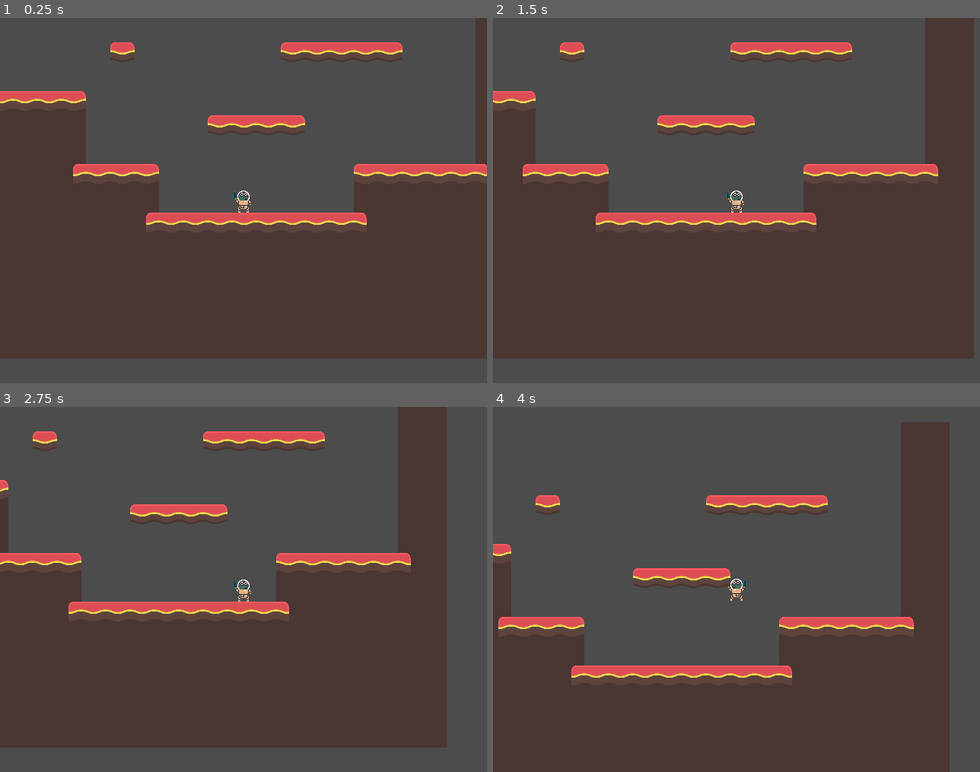
Above: before the commit, frames 1-4 (two rows, left to right).
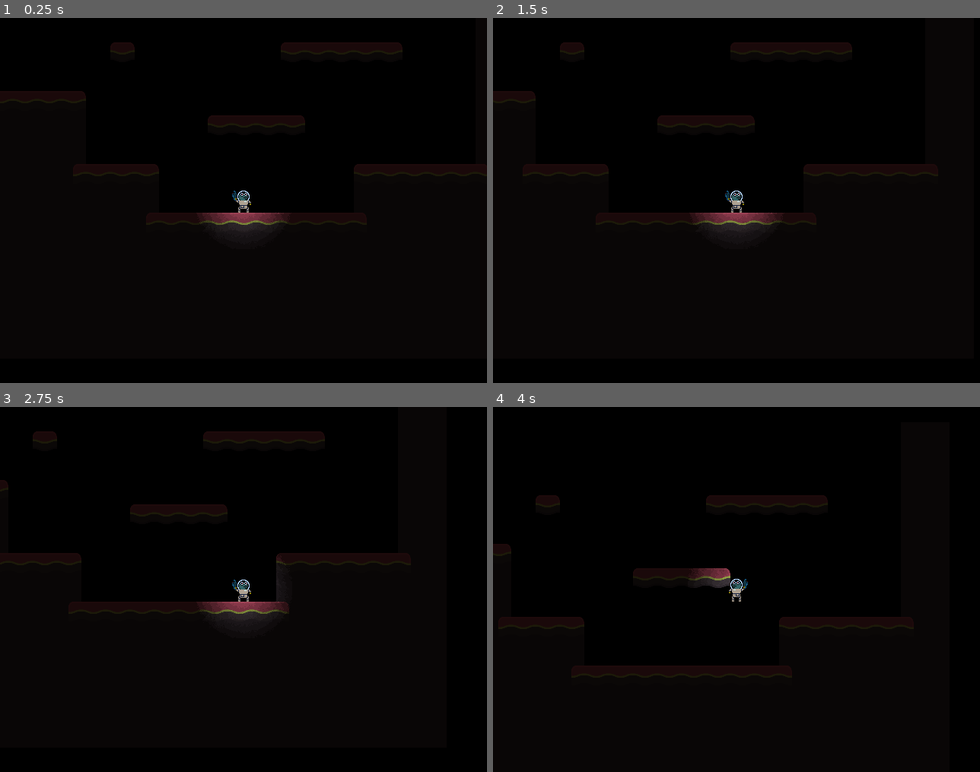
Above: after the commit, the same moments.

Repository: nealith/MVM5
Game: Godot game, scene res://tests/test_map1.tscn
The game is run twice, just before and just after one commit, with the same random seed, the same clock (stepped at 60 frames per second) and the same inputs. The project has no main scene, so this scene is started directly.
Inputs:
- Up to frame 1 (0.25 s): no input
- Up to frame 2 (1.5 s): tap Enter at 0.5 s; hold Right (ui_right) 0.53-1.28 s; hold Down (ui_down) from 1.28 s (still down)
- Up to frame 3 (2.75 s): tap Space at 2 s; release Down (ui_down) at 2.03 s; hold Right (ui_right) from 2.03 s (still down)
- Up to frame 4 (4 s): release Right (ui_right) at 2.78 s; hold Up (ui_up) 2.78-3.53 s; hold Left (ui_left) from 3.53 s (still down)

The runs differ from the first frame. In frame 1, 100% of the frame differs, in the area x 0-100%, y 0-100%; in frame 2, 100%; in frame 3, 100%; in frame 4, 100%.

Commit message:
fix walking, add lightening

Diff:
--- a/Player/Player.gd
+++ b/Player/Player.gd
@@ -160,12 +160,16 @@
 		vlen -= STOP_FORCE * delta
 		if vlen < 0:
 			vlen = 0
+			if cstatus == S.CFloor or cstatus == S.CWall:
+				pstatus = S.PIdle
+		else:
+			if cstatus == S.CFloor or cstatus == S.CWall:
+				pstatus = S.PWalking
 
 		velocity.x = vlen * vsign
-		if (velocity.x <= WALK_MIN_SPEED or velocity.x >= -WALK_MIN_SPEED) and (cstatus == S.CFloor or cstatus == S.CWall):
-			pstatus = S.PIdle
+
 	else:
-		if cstatus == S.CFloor:
+		if cstatus == S.CFloor or cstatus == S.CWall:
 			pstatus = S.PWalking
 
 func _yvelocity_process(delta):
--- a/Player/Player.tscn
+++ b/Player/Player.tscn
@@ -11,6 +11,7 @@
 [ext_resource path="res://Player/Assets/player4.png" type="Texture" id=9]
 [ext_resource path="res://Player/Assets/player6.png" type="Texture" id=10]
 [ext_resource path="res://Player/Assets/player5.png" type="Texture" id=11]
+[ext_resource path="res://Player/Assets/light.png" type="Texture" id=12]
 
 [sub_resource type="CapsuleShape2D" id=1]
 radius = 8.0
@@ -31,7 +32,7 @@
 "frames": [ ExtResource( 3 ), ExtResource( 6 ) ],
 "loop": true,
 "name": "walking",
-"speed": 2.0
+"speed": 16.0
 }, {
 "frames": [ ExtResource( 7 ) ],
 "loop": true,
@@ -79,3 +80,12 @@
 
 [node name="Camera2D" type="Camera2D" parent="."]
 current = true
+
+[node name="CanvasModulate" type="CanvasModulate" parent="."]
+color = Color( 0.117647, 0.117647, 0.117647, 1 )
+
+[node name="Light2D" type="Light2D" parent="."]
+texture = ExtResource( 12 )
+color = Color( 0.647059, 0.803922, 1, 1 )
+range_z_min = -5
+range_z_max = 5
--- a/project.godot
+++ b/project.godot
@@ -61,4 +61,5 @@
 quality/driver/driver_name="GLES2"
 vram_compression/import_etc=true
 vram_compression/import_etc2=false
+environment/default_clear_color=Color( 0, 0, 0, 1 )
 environment/default_environment="res://default_env.tres"
Binary file added: Player/Assets/light.aseprite
Binary file added: Player/Assets/light.png
Not shown, added: Player/Assets/light.png.import
Not shown: 1 places in Player/Player.tscn that only renumber resources
